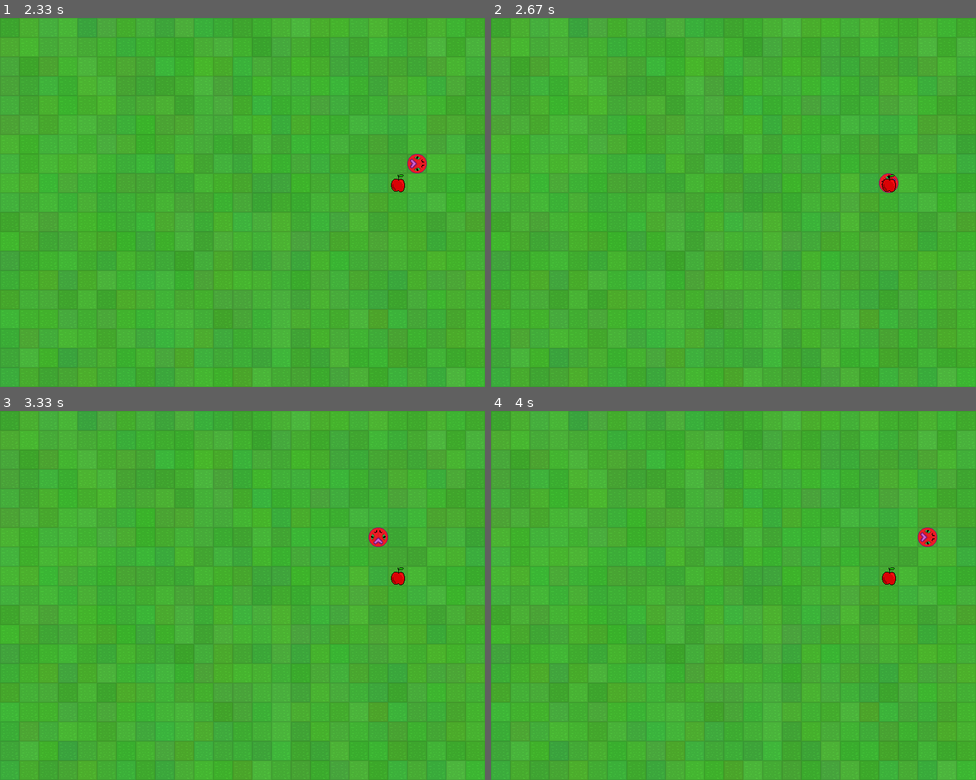
Above: before the commit, frames 1-4 (two rows, left to right).
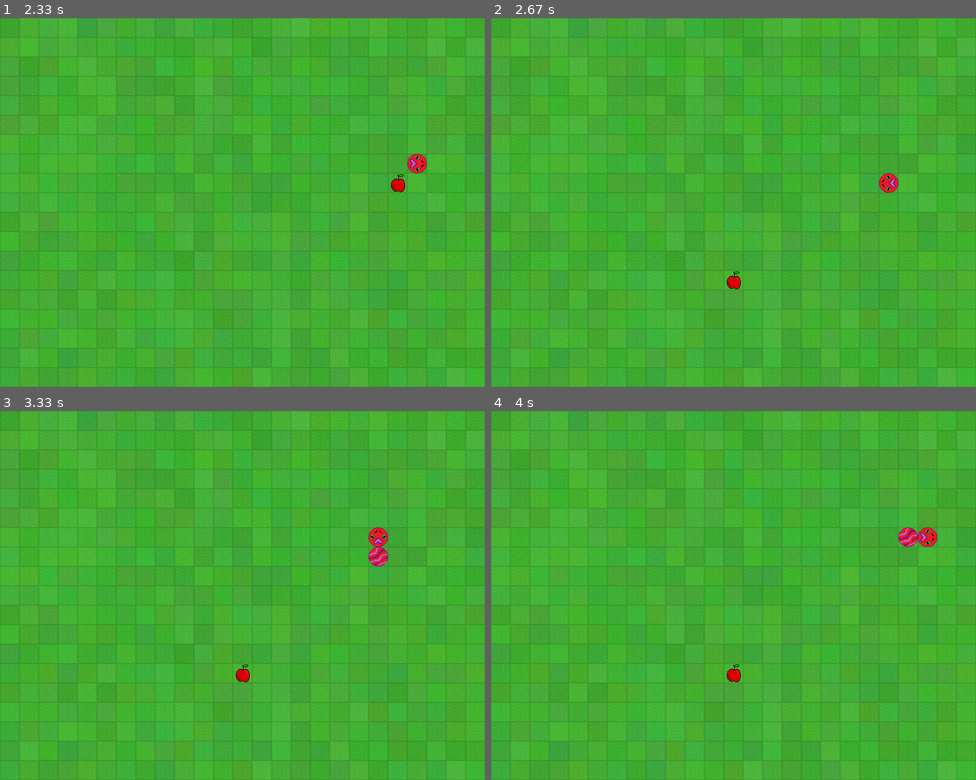
Above: after the commit, the same moments.

Repository: Miszel16/Niedziela_11_45
Game: pygame game, started from Lekcja 26 i 27 i 28 - Gra Snake/Gra_Snake/Snake.py
Two runs of this game, one before a commit and one after it. Both use one fixed random seed, a clock stepped at 60 frames per second and the inputs below.
Inputs:
- Up to frame 1 (2.33 s): hold D 0.33-0.8 s; hold W 0.83-1.13 s; hold D 1.17-1.63 s; hold A 1.67-2.2 s; hold S from 2.23 s (still down)
- Up to frame 2 (2.67 s): release S at 2.53 s; hold A from 2.57 s (still down)
- Up to frame 3 (3.33 s): release A at 2.97 s; hold W from 3 s (still down)
- Up to frame 4 (4 s): release W at 3.37 s; hold D from 3.4 s (still down)

Frame 1 is identical in both runs. In frame 2, 0.2% of the frame differs, in the area x 48-84%, y 42-74%; in frame 3, 0.4%, in the area x 48-84%, y 36-74%; in frame 4, 0.4%.

Commit message:
Gra Snake III

Diff:
--- /dev/null
+++ b/Lekcja 26 i 27 i 28 - Gra Snake/Gra_Snake/Segment.py
@@ -0,0 +1,16 @@
+import pygame
+import copy
+
+class Segment(pygame.sprite.Sprite):
+    def __init__(self):
+        super().__init__()
+        self.obraz = pygame.image.load("images/segment.png")
+        self.pozycja = pygame.Rect(-32, -32, 32, 32) # na początrku poza ekranem
+        self.ostatnia_pozycja = None
+
+    def przesun(self, nowa_pozycja):
+        self.ostatnia_pozycja = copy.deepcopy(self.pozycja)
+        self.pozycja = copy.deepcopy(nowa_pozycja)
+
+
+# Ctrl + A  - zaznacz wszytsko
--- a/Lekcja 26 i 27 i 28 - Gra Snake/Gra_Snake/Snake.py
+++ b/Lekcja 26 i 27 i 28 - Gra Snake/Gra_Snake/Snake.py
@@ -1,7 +1,9 @@
 # GRAFIKI: https://drive.google.com/drive/folders/1qyu5_Kfb7YEJkNOJWXns0lrbWvz9Ohmw
 
-# ETAP II:
-# - głowa węża oraz sterowanie nią
+# ETAP III:
+# - zjadanie jabłka
+# - nowe segmenty węża
+# - wyniki na konie gry
 
 import pygame
 import random
@@ -56,25 +58,31 @@
             # a s d
             if zdarzenie.key == pygame.K_w:
                 waz.zmien_kierunek(Kierunek.GORA)
-
             if zdarzenie.key == pygame.K_a:
                 waz.zmien_kierunek(Kierunek.LEWO)
-
             if zdarzenie.key == pygame.K_s:
                 waz.zmien_kierunek(Kierunek.DOL)
-
             if zdarzenie.key == pygame.K_d:
                 waz.zmien_kierunek(Kierunek.PRAWO)
-
         elif zdarzenie.type == PORUSZ_WEZEM:
             waz.aktualizuj()
         # ---------------------------------------------------
         pass
 
+    #!!!!!!!!!!!!!!!!!!!!!!!!!!!!!!!!!!!!!!!!!!!!!!!!!!!!!!!!!!!!!!!!!!!
+    kolizja_z_jablkiem = pygame.sprite.spritecollideany(waz, jablka_lista)
+    if kolizja_z_jablkiem != None:
+        kolizja_z_jablkiem.kill()
+        waz.jedz_jablko()
+        jablko = Jablko()
+        jablka_lista.add(jablko)
+    #!!!!!!!!!!!!!!!!!!!!!!!!!!!!!!!!!!!!!!!!!!!!!!!!!!!!!!!!!!!!!!!!!!!
+
     ekran.blit(tlo, (0,0))
+    ekran.blit(waz.obraz, waz.rect)
 
-    ekran.blit(waz.obraz, waz.rect)
-    # TESTY
+    waz.rysuj_segmenty(ekran) #!!!!!!!!!!!!!!!!!!!
+
 
     for jablko in jablka_lista:
         ekran.blit(jablko.obraz, jablko.rect)
--- a/Lekcja 26 i 27 i 28 - Gra Snake/Gra_Snake/Waz.py
+++ b/Lekcja 26 i 27 i 28 - Gra Snake/Gra_Snake/Waz.py
@@ -1,21 +1,27 @@
 import pygame
+import copy
 #     plik            klasa
 from Kierunek import Kierunek
+from Segment import Segment
+
 
 class Waz(pygame.sprite.Sprite):
     def __init__(self):
         # image[oryginalny]
         self.oryginalny_obraz = pygame.image.load("images/head.png")
-
         #surface[przerobione przez pygame]
         self.obraz = pygame.transform.rotate(self.oryginalny_obraz, 0)
-
         #rect[x, y, rozmiar]
         self.rect = self.obraz.get_rect(center=(12*32+16, 9*32+16))
-
         # kierunek węża
         self.kierunek = Kierunek.GORA
         self.nowy_kierunek = Kierunek.GORA # może obracać się o 90 stopni
+
+        #!!!!!!!!!!!!!!!!!!!!!!!!!!!!!!!!
+        self.ostatnia_pozycja = self.rect # nowa pozycja dla segmentu
+        self.dodaj_segment = False
+        self.segmenty = []
+        #!!!!!!!!!!!!!!!!!!!!!!!!!!!!!!!!
 
 
     def zmien_kierunek(self, kierunek):
@@ -42,14 +48,45 @@
         self.kierunek = self.nowy_kierunek
         self.obraz = pygame.transform.rotate(self.oryginalny_obraz, (self.kierunek.value*-90))
 
+        self.ostatnia_pozycja = copy.deepcopy(self.rect) #!!!!!!!!!!!!!!!
+
         if self.kierunek == Kierunek.GORA:
             self.rect.move_ip(0, -32) # x, y
-
         if self.kierunek == Kierunek.PRAWO:
             self.rect.move_ip(32, 0)
-
         if self.kierunek == Kierunek.DOL:
             self.rect.move_ip(0, 32)
-
         if self.kierunek == Kierunek.LEWO:
             self.rect.move_ip(-32, 0)
+
+        #!!!!!!!!!!!!!!!!!!!!!!!!!!!!!!
+        # Poruszanie się
+        for i in range(len(self.segmenty)):
+            if i == 0:
+                # ostatnia pozycja głowy
+                self.segmenty[i].przesun(self.ostatnia_pozycja)
+            else:
+                self.segmenty[i].przesun(self.segmenty[i-1].ostatnia_pozycja)
+
+        # Dodawania nowego segmentu
+        if self.dodaj_segment:
+            nowy_segment = Segment()
+            nowa_pozycja = None
+
+            if len(self.segmenty) > 0:
+                nowa_pozycja = copy.deepcopy(self.segmenty[-1].pozycja)
+            else:
+                nowa_pozycja = copy.deepcopy(self.ostatnia_pozycja)
+
+            nowy_segment.pozycja = nowa_pozycja
+            self.segmenty.append(nowy_segment)
+            self.dodaj_segment = False
+
+    #!!!!!!!!!!!!!!!!!!!!!!!!!!!!!!!!!!!!!!!!!!!!!!!!
+    def rysuj_segmenty(self, ekran):
+        for segment in self.segmenty:
+            ekran.blit(segment.obraz, segment.pozycja)
+
+    def jedz_jablko(self):
+        self.dodaj_segment = True
+    #!!!!!!!!!!!!!!!!!!!!!!!!!!!!!!!!!!!!!!!!!!!!!!!!
